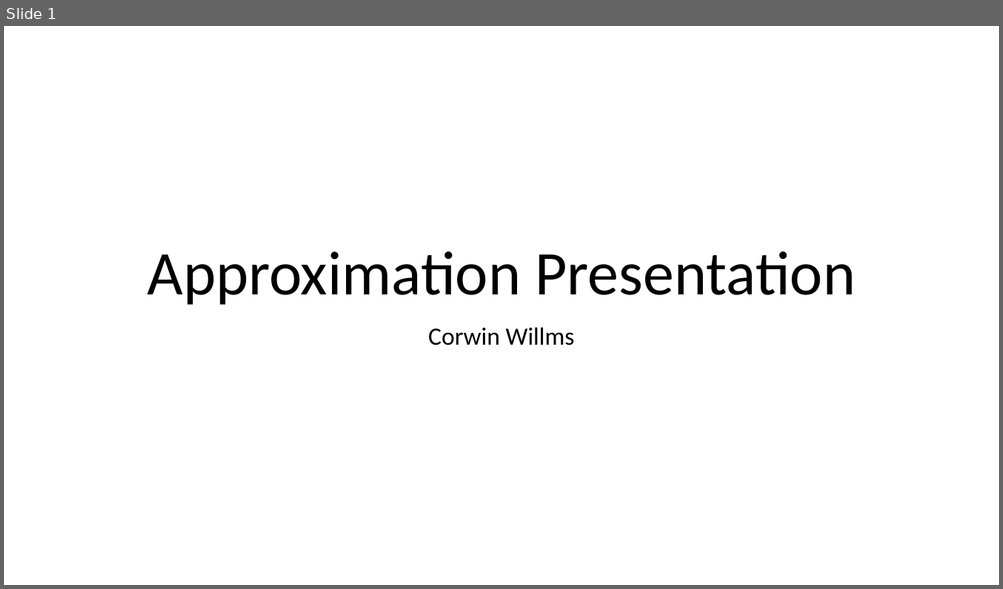
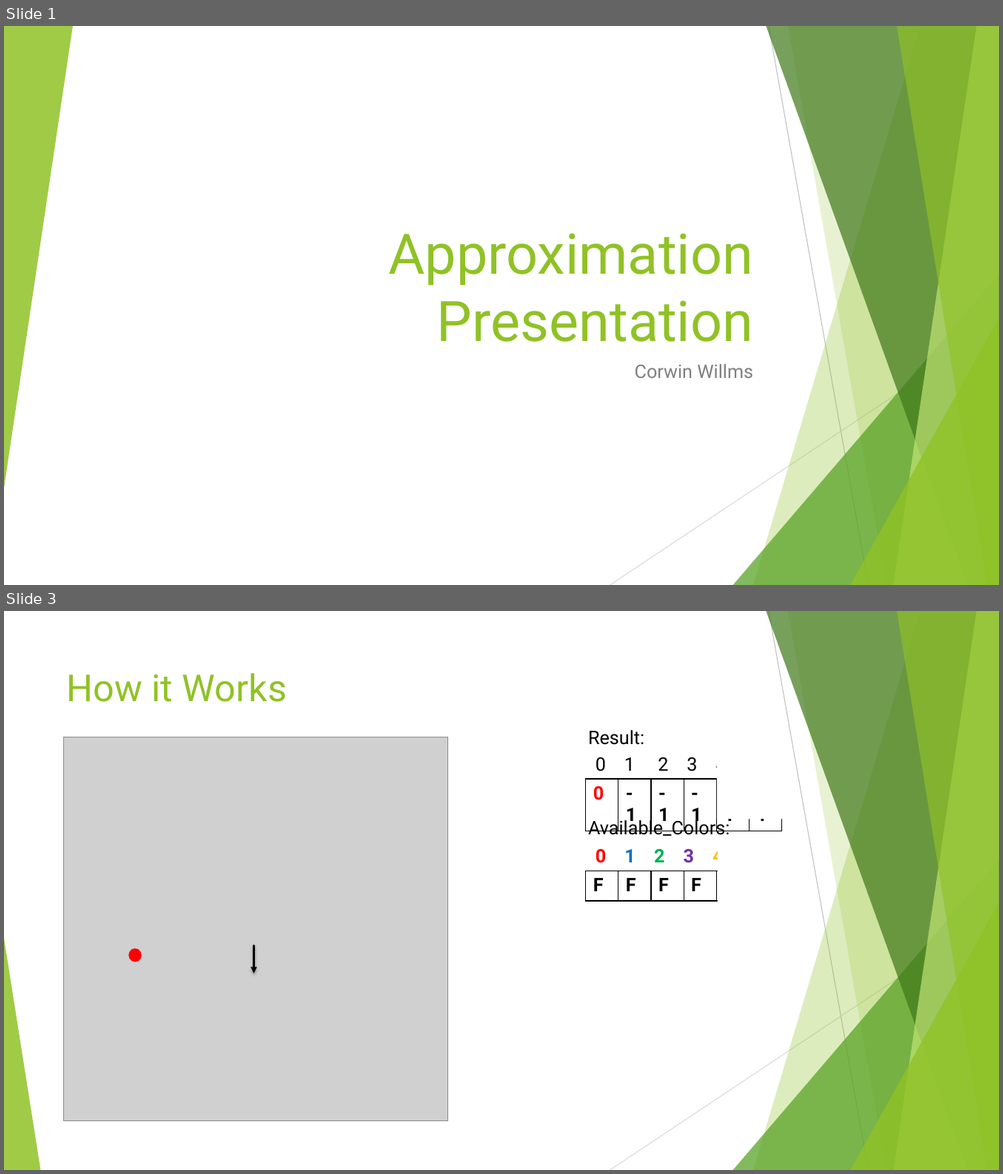
Before and after one commit to pearceag/Min_Coloring_Graph, a slide deck: presentations/Approximation_Presentation.pptx. Shown one above the other, each under a label of ours: slide 1 before the commit, slides 1 and 3 after it; the slides between them are not shown. The pictures are 1003x589 and 1003x1174 pixels, drawn with LibreOffice and Linux fonts; fonts in the diff are those of the drawing; grey boxes stand for pictures. Boxes give left, top, right and bottom in pixels: in the first picture for what was removed or moved away, otherwise in the second. Text is boxed around its words. In the diff, an @@ line names an element or a change of style, - is before the commit and + after.

```diff
--- a/presentations/Approximation_Presentation.pptx
+++ b/presentations/Approximation_Presentation.pptx
@@ slide 3 added at box(4, 611, 999, 1170), background #FFFFFF; not listed: 9 template elements that a slide beside it also shows @@
@@ title added at box(67, 673, 287, 702), 36 pt, text #90C226 @@
+How it Works
@@ picture added at box(64, 737, 448, 1122) @@
@@ text added at box(588, 730, 644, 745), 18 pt, text #000000 @@
+Result:
@@ text added at box(595, 758, 726, 772), 18 pt, text #000000 @@
+0 1 2 3 4 5
@@ rectangle added at box(717, 756, 790, 819), fill #FFFFFF @@
@@ table added at box(586, 779, 783, 829), 1 rows, 6 columns @@
+0 | -1 | -1 | -1 | -1 | -1
@@ text added at box(588, 817, 729, 836), 18 pt, text #000000 @@
+Available_Colors:
@@ text added at box(595, 849, 723, 863), 18 pt, text #FF0000, bold @@
+0 1 2 3 4 5
@@ rectangle added at box(717, 842, 791, 905), fill #FFFFFF @@
@@ table added at box(586, 871, 783, 901), 1 rows, 6 columns @@
+F | F | F | F | F | F
@@ triangle added at box(4, 939, 40, 1170), fill #90C226 at 85% opacity @@
@@ ellipse added at box(128, 949, 142, 963), fill #FF0000 @@
@@ arrow added from (254, 946) to (254, 974), #000000 2 pt @@
@@ slide 1 changed as well @@
@@ group added at box(4, 26, 999, 585): 5 freeform shapes, 3 triangles, 2 lines @@
@@ title "Approximation Presentation": place and size @@
-title "Approximation Presentation" at box(147, 252, 855, 305)
+title "Approximation Presentation" at box(389, 233, 753, 342)
@@ title "Approximation Presentation" at box(389, 233, 753, 342): size 60 to 54 pt, font Calibri to Roboto, text colour #000000 to #90C226; alignment centre to right; line spacing 0.9 to 1 @@
@@ subtitle "Corwin Willms": place and size @@
-subtitle "Corwin Willms" at box(428, 327, 575, 346)
+subtitle "Corwin Willms" at box(634, 364, 753, 378)
@@ subtitle "Corwin Willms" at box(634, 364, 753, 378): size 24 to 18 pt, font Calibri to Roboto, text colour #000000 to #808080; alignment centre to right; line spacing 0.9 to 1 @@
```
Also in this commit, not shown: 5 other slides changed, 21 other slides added, 1 other file.
